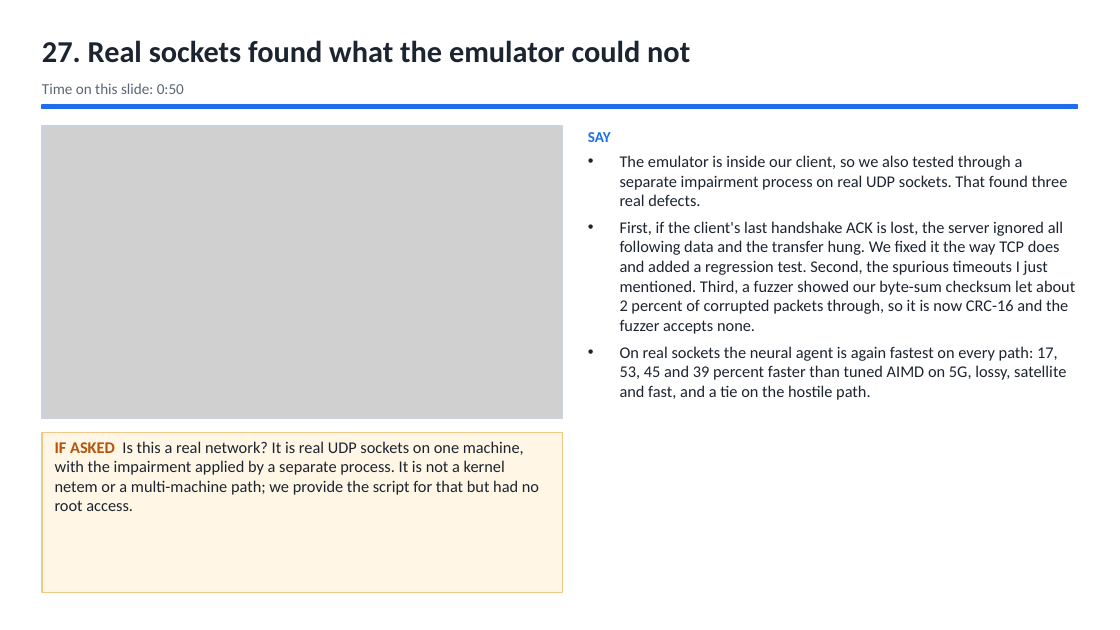
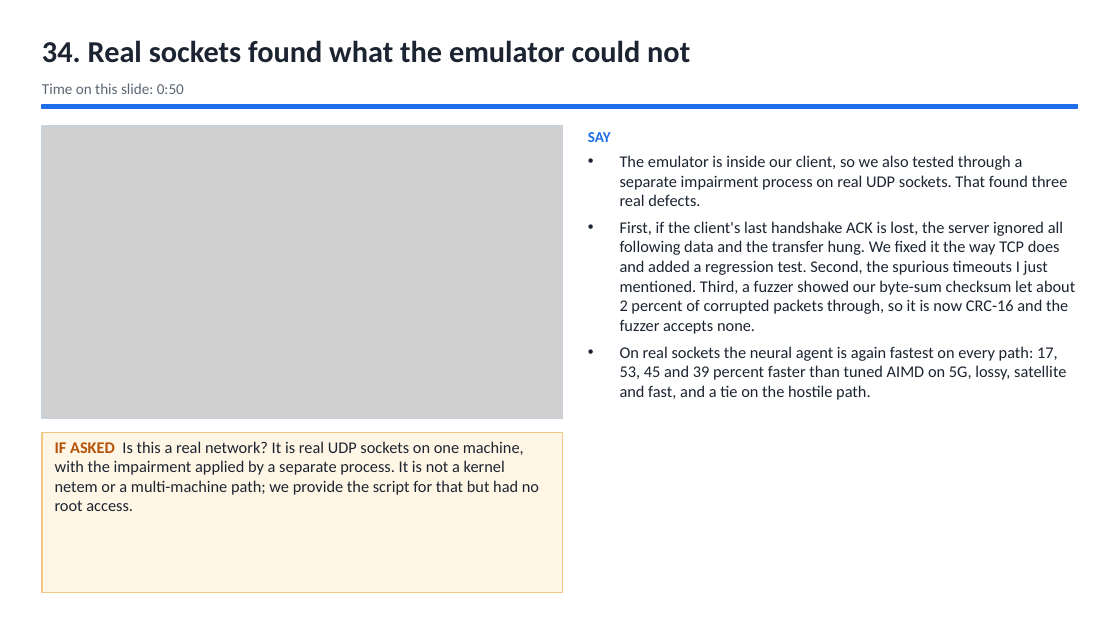
Before and after one commit to Capsturrrr/REPLIC, a slide deck: slide 36 of docs/final/RUDP_Host_Guide.pptx (slide 29 before the commit). Drawn at 1120x630 pixels with LibreOffice and Linux fonts; fonts in the diff are those of the drawing; grey boxes stand for pictures. Boxes give left, top, right and bottom in pixels: in the first picture for what was removed or moved away, otherwise in the second. Text is boxed around its words. In the diff, an @@ line names an element or a change of style, - is before the commit and + after.

```diff
--- a/docs/final/RUDP_Host_Guide.pptx
+++ b/docs/final/RUDP_Host_Guide.pptx
@@ text at <box>42,40,690,63</box>: text changed @@
-27. Real sockets found what the emulator could not
+34. Real sockets found what the emulator could not
```
Also in this commit, not shown: 36 other slides changed, 3 slides added, 6 other files.
